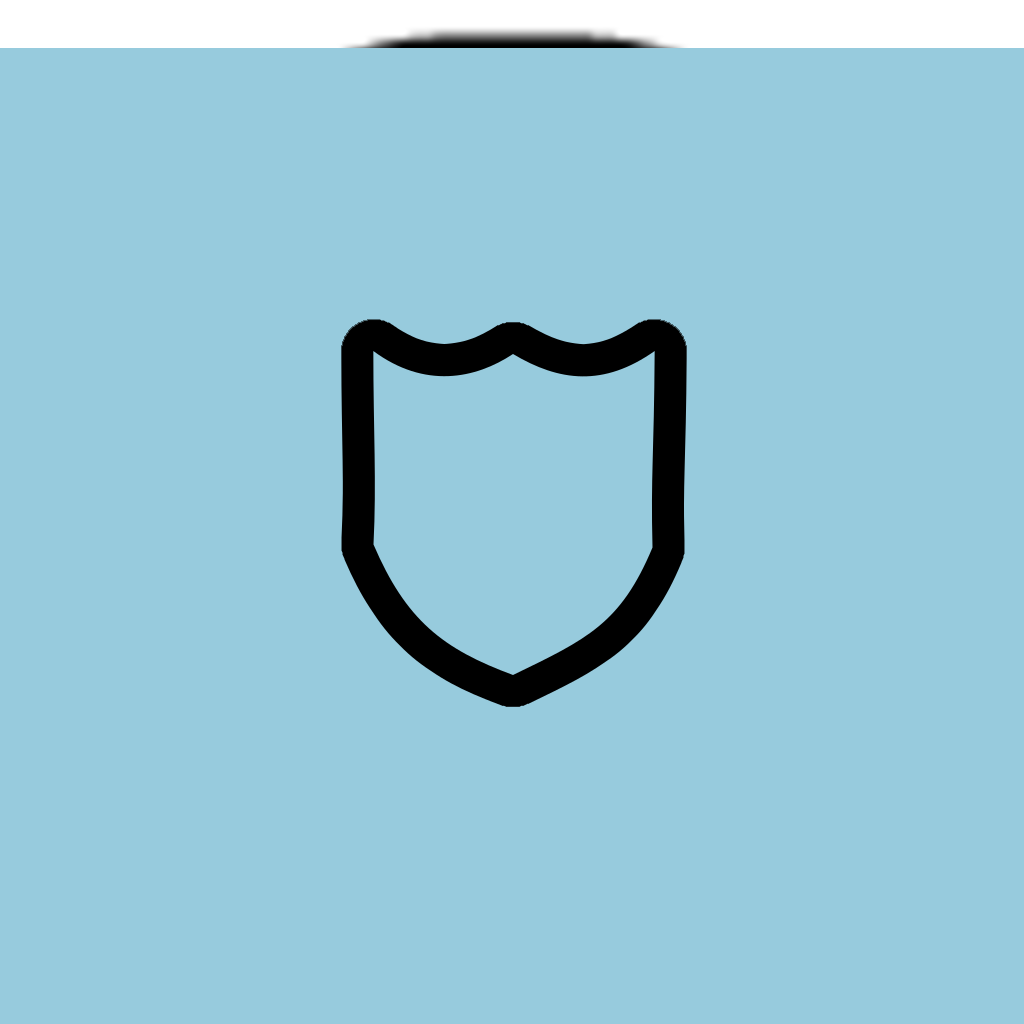
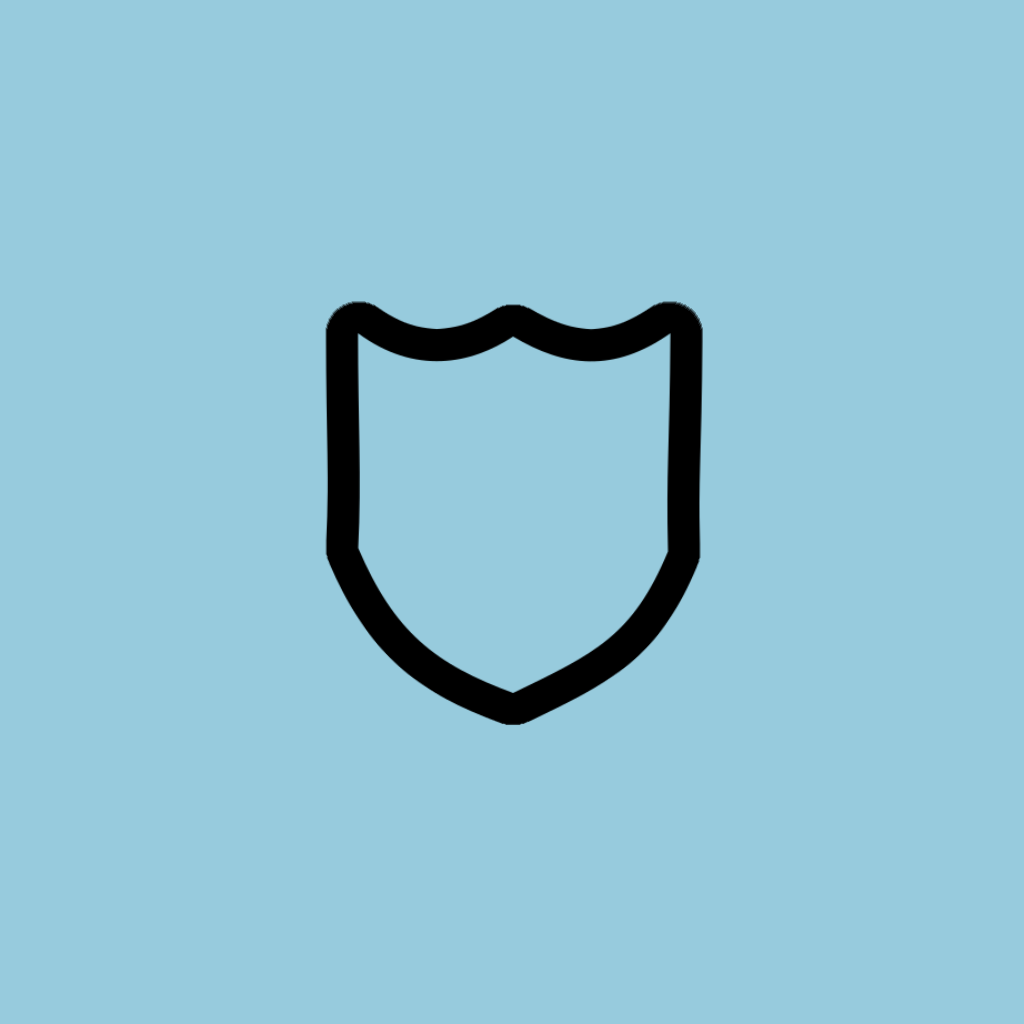
Before/after of a w=1024, h=1024 layered artwork. What changed in the layer stack:
painted on "medical color copy" over (0, 0, 1024, 48)
painted on "shield symbol" over (357, 333, 671, 694)
painted on "shield edge" over (325, 301, 703, 726)
showed group "medical" (3 layers) over (0, 4, 1024, 726)
painted on "medical color" over (0, 4, 1024, 726)
painted on "medical symbol" over (363, 366, 659, 661)
painted on "medical edge" over (331, 334, 691, 693)
painted on "tank color" over (0, 23, 1024, 726)
painted on "right tank" over (542, 301, 703, 716)
painted on "left tank" over (325, 301, 487, 719)
painted on "tank pack edge" over (325, 301, 703, 726)
renamed "Pasted Layer" to "Scaled endogene bg copy", painted on it over (0, 0, 1024, 726)
